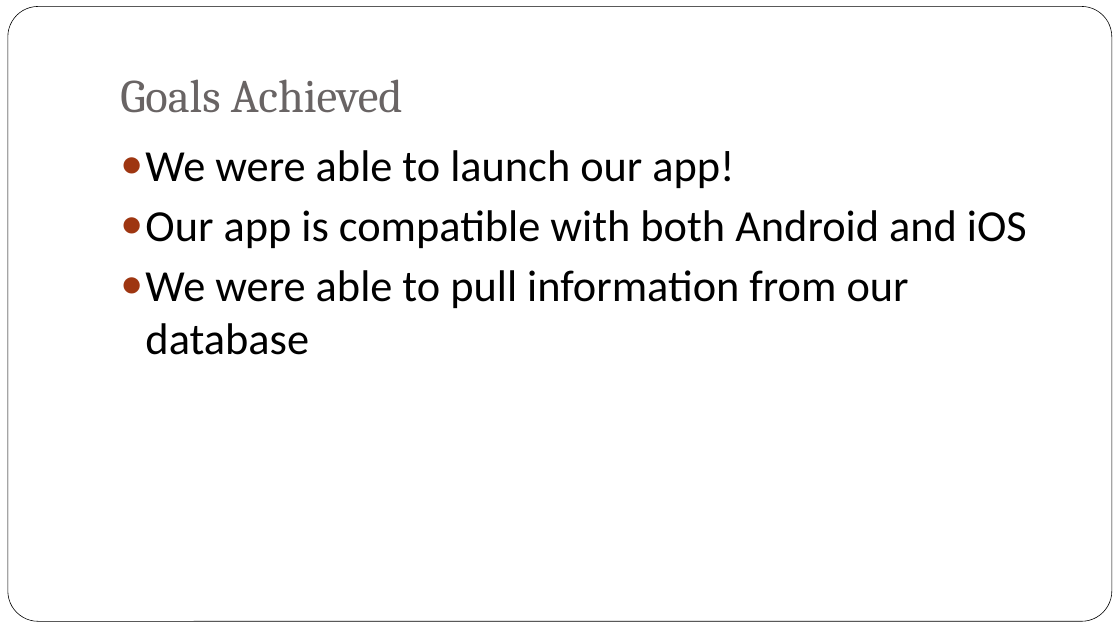
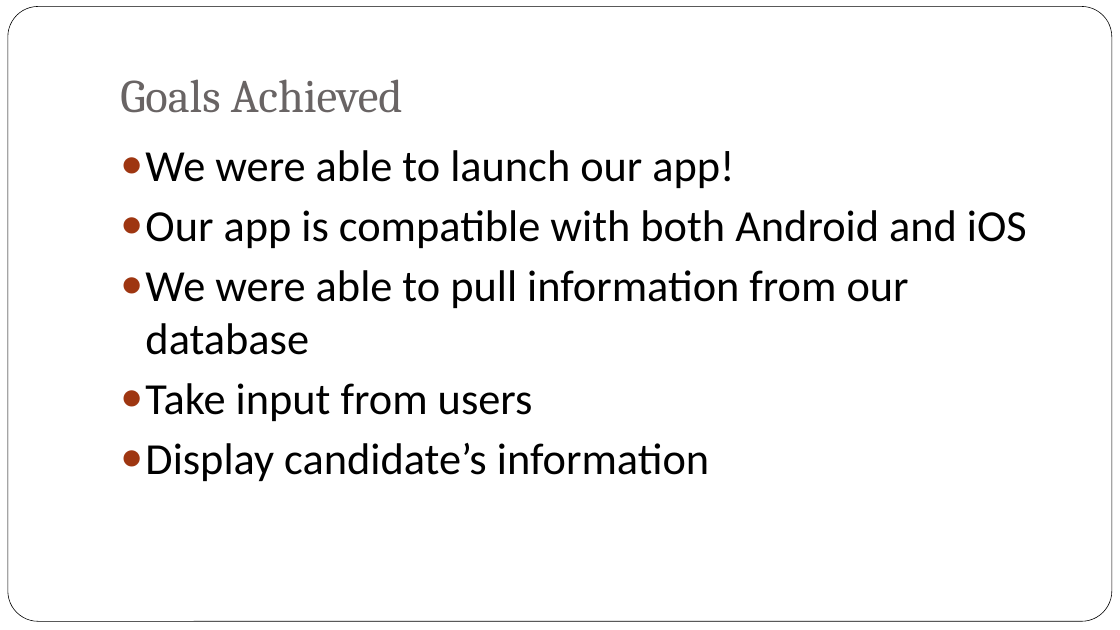
Before and after one commit to bxji/Civic-Duty, a slide deck: slide 4 of presentation/civic_duty_presentation_final.pptx. Drawn at 1120x630 pixels with LibreOffice and Linux fonts; fonts in the diff are those of the drawing; background and template pictures are left out. Boxes give left, top, right and bottom in pixels: in the first picture for what was removed or moved away, otherwise in the second. Text is boxed around its words. In the diff, an @@ line names an element or a change of style, - is before the commit and + after.

```diff
--- a/presentation/civic_duty_presentation_final.pptx
+++ b/presentation/civic_duty_presentation_final.pptx
@@ text at box(145, 383, 709, 481): paragraphs added @@
+● Take input from users
+● Display candidate’s information
```
Also in this commit, not shown: 2 other slides changed, 5 slides added, 3 slides removed.
